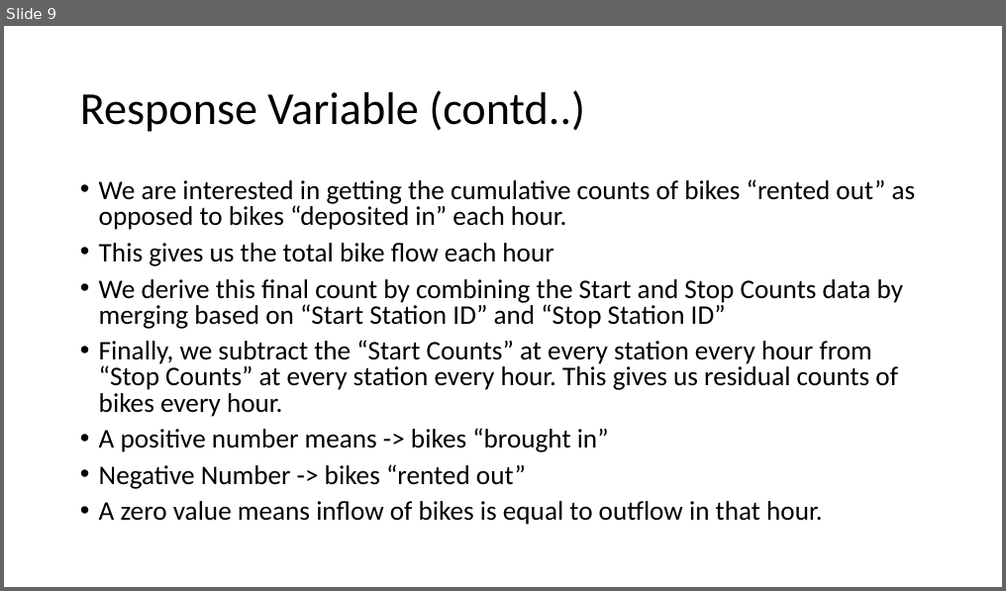
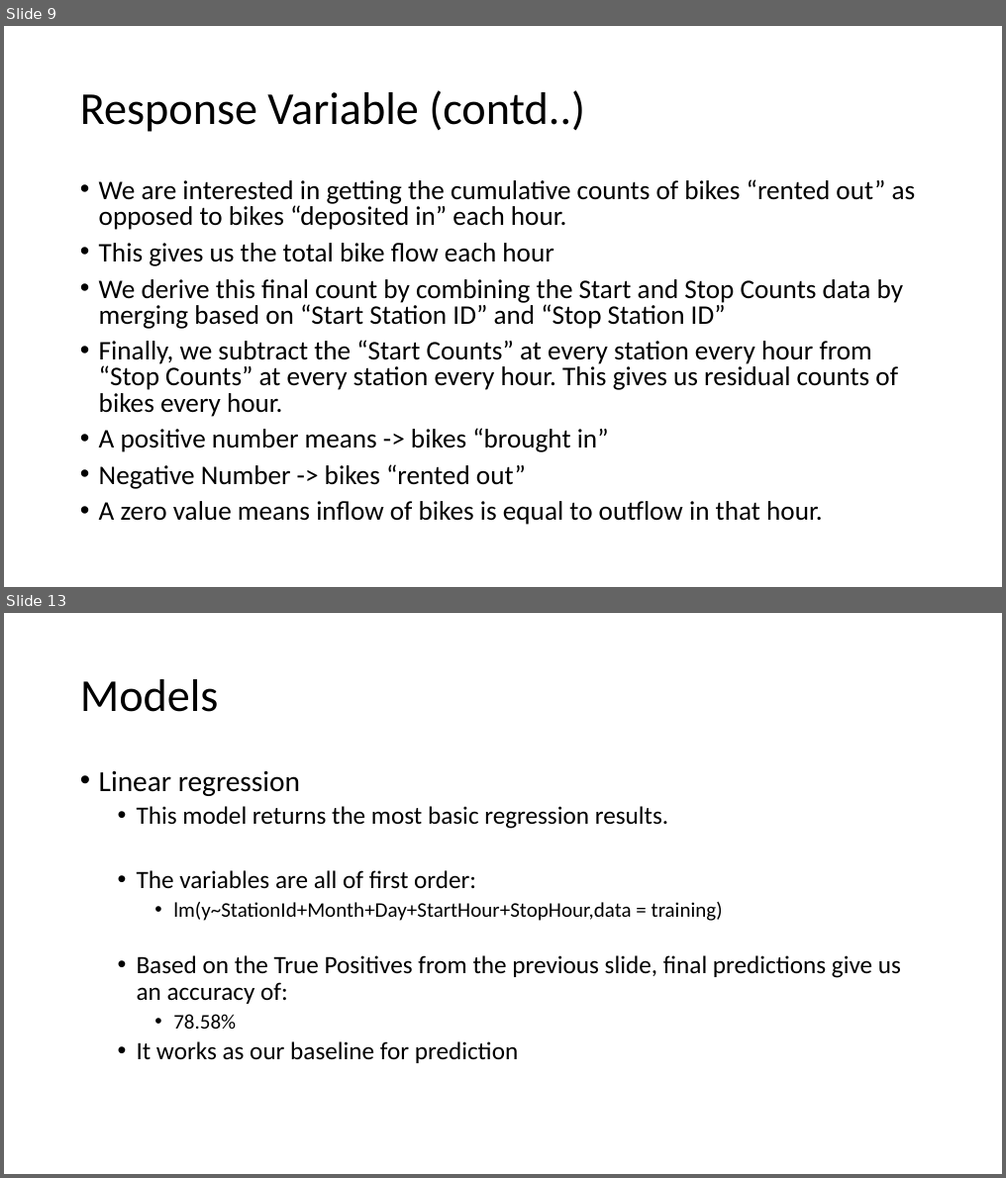
Before and after one commit to ayumib04/PittBikeShare, a slide deck: Ignite_ppt.pptx. Shown one above the other, each under a label of ours: slide 9 before the commit, slides 9 and 13 after it; the slides between them are not shown. The pictures are 1006x591 and 1006x1178 pixels, drawn with LibreOffice and Linux fonts; fonts in the diff are those of the drawing. Boxes give left, top, right and bottom in pixels: in the first picture for what was removed or moved away, otherwise in the second. Text is boxed around its words. In the diff, an @@ line names an element or a change of style, - is before the commit and + after.

Commit message:
new ignite_ppt with models included

```diff
--- a/Ignite_ppt.pptx
+++ b/Ignite_ppt.pptx
@@ slide 13 added at <box>4,613,1002,1174</box>, background #FFFFFF @@
@@ title added at <box>80,679,219,712</box>, 44 pt, text #000000 @@
+Models
@@ text added at <box>99,770,901,1063</box>, 24 pt, text #000000 @@
+• Linear regression
+  • This model returns the most basic regression results.
+  • The variables are all of first order:
+    • lm(y~StationId+Month+Day+StartHour+StopHour,data = training)
+  • Based on the True Positives from the previous slide, final predictions give us an accuracy of:
+    • 78.58%
+  • It works as our baseline for prediction
```
Also in this commit, not shown: 2 slides changed, 3 other slides added.
